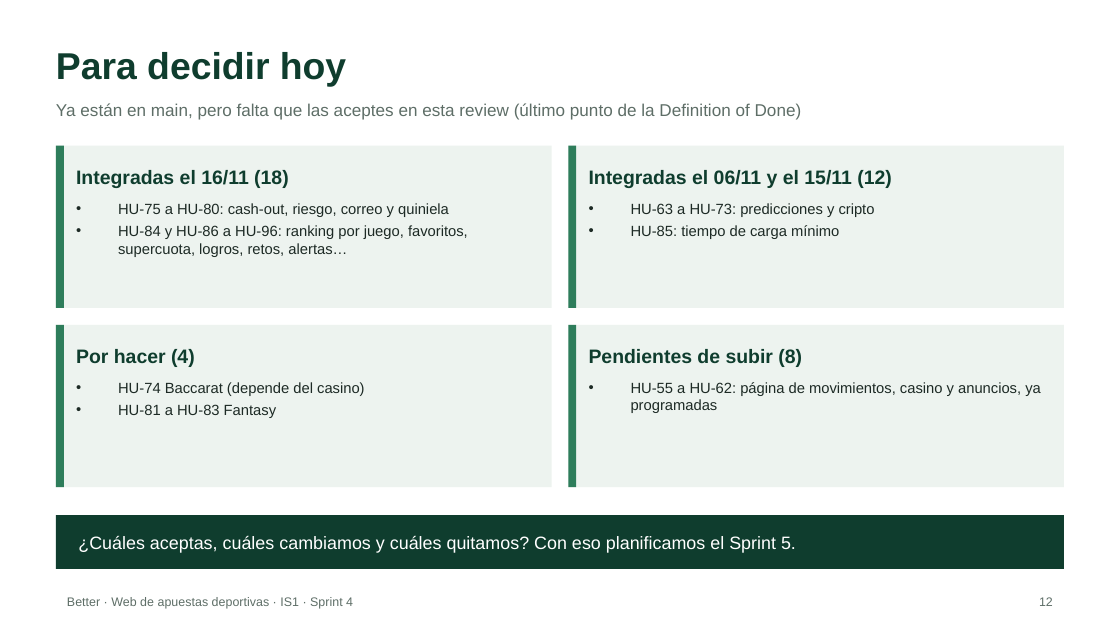
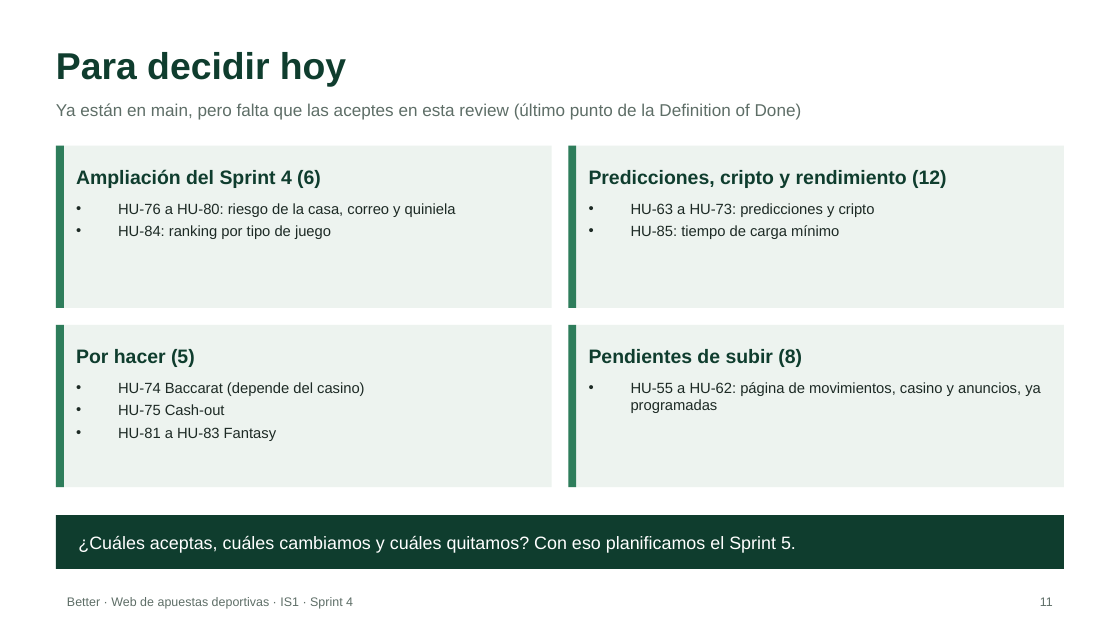
Before and after one commit to riverri/IS1, a slide deck: slide 11 of docs/presentaciones/Better_Sprint_4.pptx (slide 12 before the commit). Drawn at 1120x630 pixels with LibreOffice and Linux fonts; fonts in the diff are those of the drawing. Boxes give left, top, right and bottom in pixels: in the first picture for what was removed or moved away, otherwise in the second. Text is boxed around its words. In the diff, an @@ line names an element or a change of style, - is before the commit and + after.

```diff
--- a/docs/presentaciones/Better_Sprint_4.pptx
+++ b/docs/presentaciones/Better_Sprint_4.pptx
@@ text at box(76, 169, 321, 188): text changed @@
-Integradas el 16/11 (18)
+Ampliación del Sprint 4 (6)
@@ text at box(589, 170, 947, 188): text changed @@
-Integradas el 06/11 y el 15/11 (12)
+Predicciones, cripto y rendimiento (12)
@@ text at box(118, 203, 456, 239): text changed @@
-• HU-75 a HU-80: cash-out, riesgo, correo y quiniela
-• HU-84 y HU-86 a HU-96: ranking por juego, favoritos, supercuota, logros, retos, alertas…
+• HU-76 a HU-80: riesgo de la casa, correo y quiniela
+• HU-84: ranking por tipo de juego
@@ text at box(76, 349, 195, 367): text changed @@
-Por hacer (4)
+Por hacer (5)
@@ text at box(118, 404, 225, 415): paragraph added @@
+• HU-75 Cash-out
@@ text at box(1040, 597, 1053, 606): text changed @@
-12
+11
```
Also in this commit, not shown: 9 other slides changed, 1 slide removed, 3 other files.
